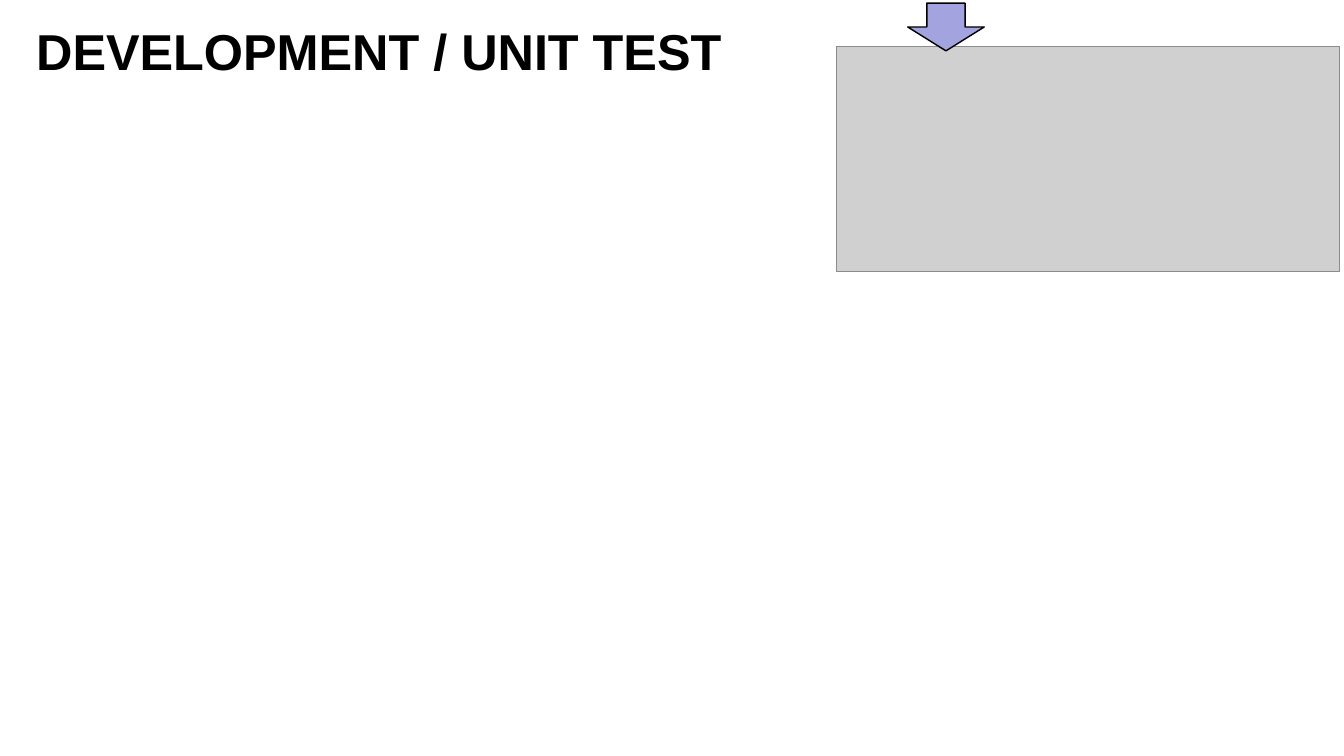
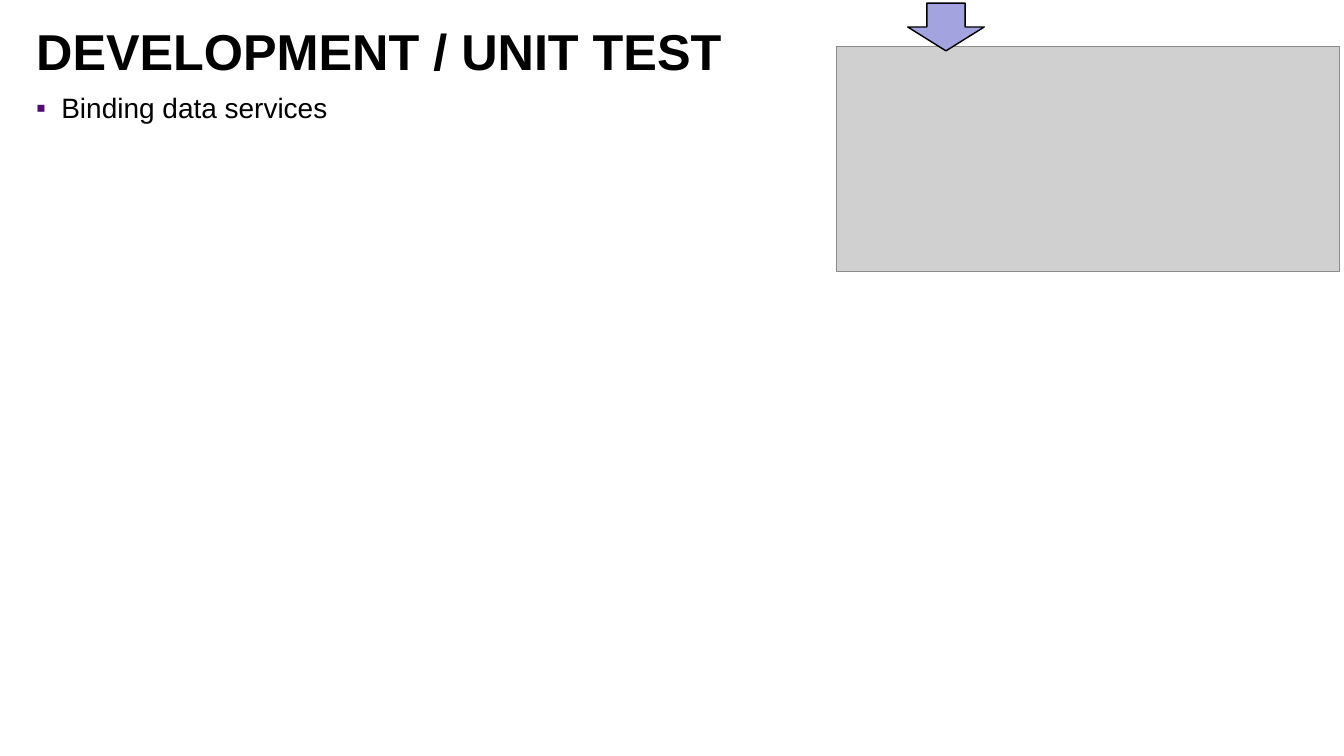
Before and after one commit to lbennardis/microS_code2016_DOCS, a slide deck: slide 18 of luigiBennardisMicroservices.pptx. Drawn at 1344x756 pixels with LibreOffice and Linux fonts; fonts in the diff are those of the drawing; grey boxes stand for pictures; background and template pictures are left out. Boxes give left, top, right and bottom in pixels: in the first picture for what was removed or moved away, otherwise in the second. Text is boxed around its words. In the diff, an @@ line names an element or a change of style, - is before the commit and + after.

```diff
--- a/luigiBennardisMicroservices.pptx
+++ b/luigiBennardisMicroservices.pptx
@@ text added at (x1=61, y1=97, x2=328, y2=123), 40 pt, text #000000 @@
+▪ Binding data services
```
Also in this commit, not shown: 3 other slides changed, 1 slide added, 1 slide removed.
